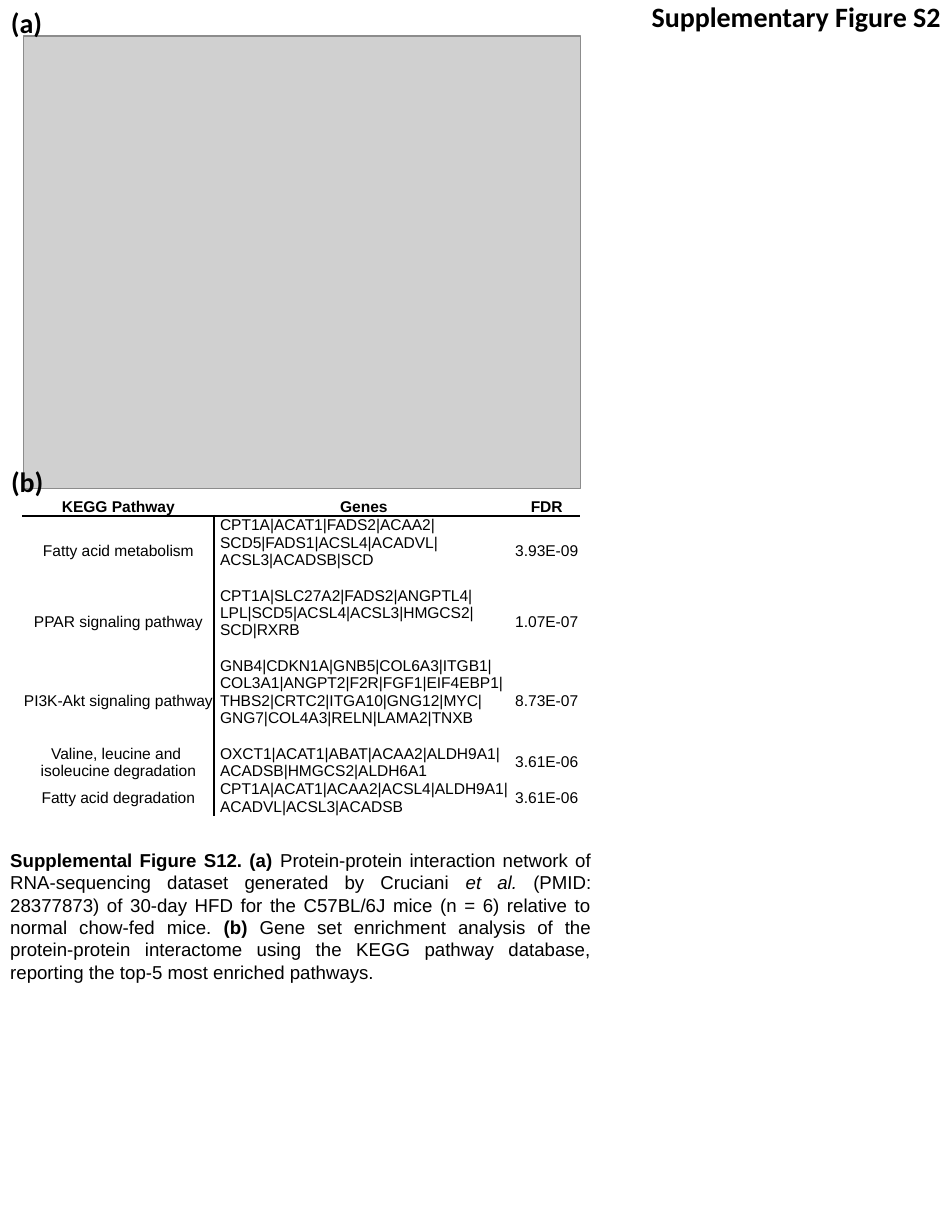
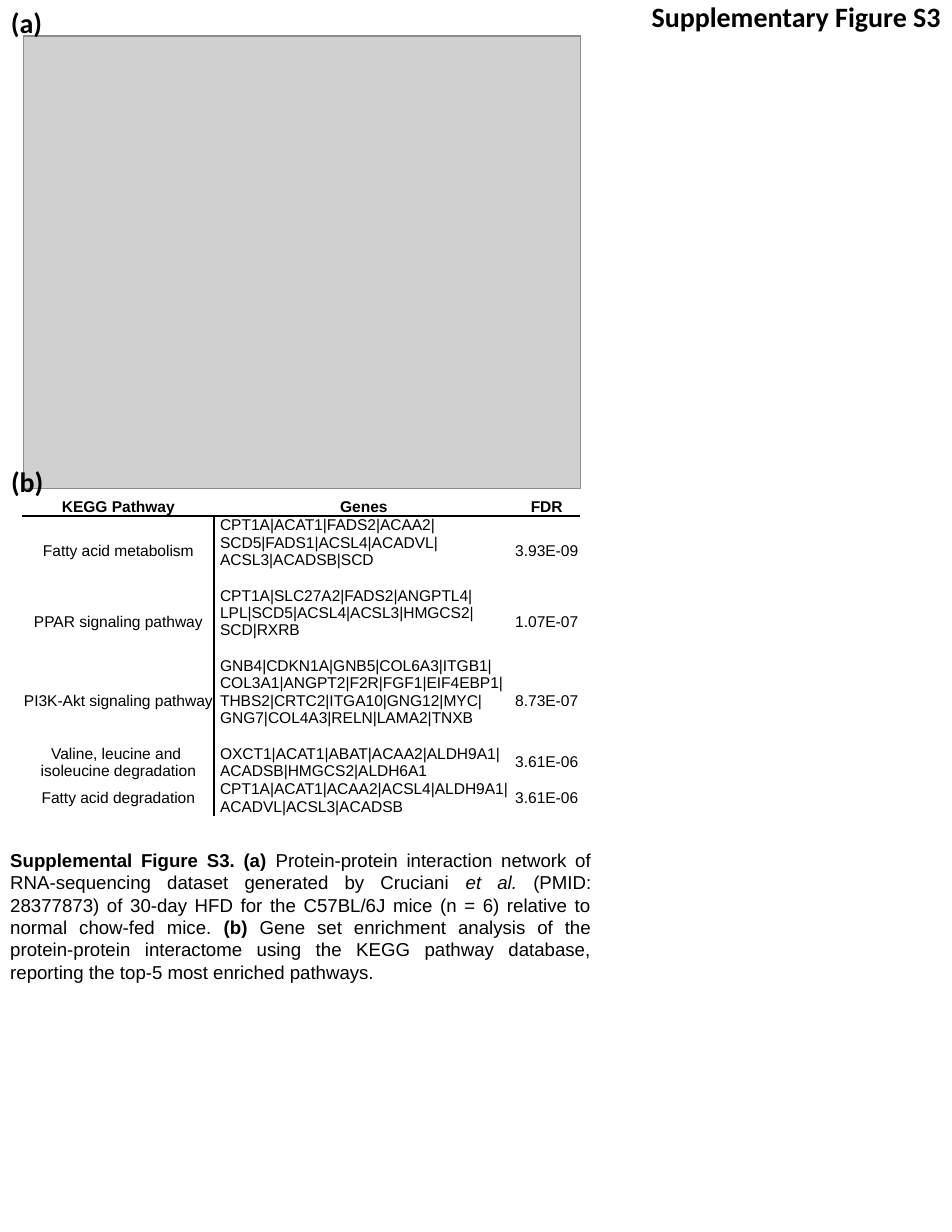
Before and after one commit to mepepin/Test, a slide deck: slide 3 of Supplemental Figures.pptx (slide 2 before the commit). Drawn at 952x1232 pixels with LibreOffice and Linux fonts; fonts in the diff are those of the drawing; grey boxes stand for pictures. Boxes give left, top, right and bottom in pixels: in the first picture for what was removed or moved away, otherwise in the second. Text is boxed around its words. In the diff, an @@ line names an element or a change of style, - is before the commit and + after.

Commit message:
Updated Supplemental Figures

```diff
--- a/Supplemental Figures.pptx
+++ b/Supplemental Figures.pptx
@@ text at box(652, 7, 940, 32): text changed @@
-Supplementary Figure S2
+Supplementary Figure S3
@@ text at box(10, 853, 591, 983): text changed @@
-Supplemental Figure S12. (a) Protein-protein interaction network of RNA-sequencing dataset generated by Cruciani et al. (PMID: 28377873) of 30-day HFD for the C57BL/6J mice (n = 6) relative to normal chow-fed mice. (b) Gene set enrichment analysis of the protein-protein interactome using the KEGG pathway database, reporting the top-5 most enriched pathways.
+Supplemental Figure S3. (a) Protein-protein interaction network of RNA-sequencing dataset generated by Cruciani et al. (PMID: 28377873) of 30-day HFD for the C57BL/6J mice (n = 6) relative to normal chow-fed mice. (b) Gene set enrichment analysis of the protein-protein interactome using the KEGG pathway database, reporting the top-5 most enriched pathways.
```
Also in this commit, not shown: 1 other slide changed, 1 slide added, 1 other file.
